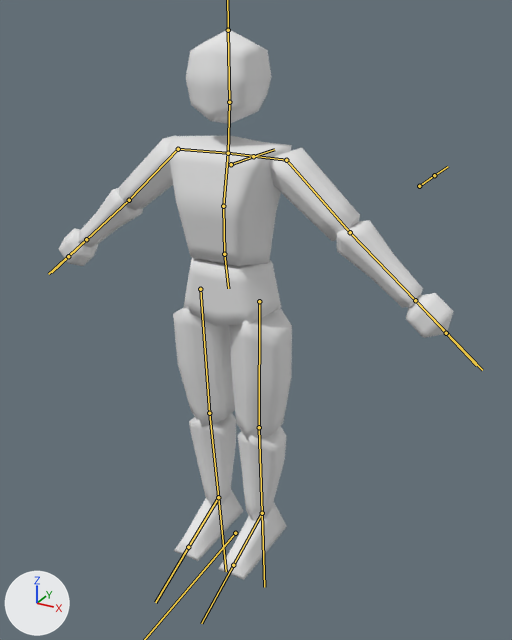
The FBX model Development/Applications/TienTest/data/TienTest/models/dude/testgastje.fbx as it was, and as the next commit left it.
The view is the same before and after, from a 50 mm camera at (4.52, -7.56, 7.48) aimed at (0.43, -0.13, 3.76). Arrows for +X, +Y and +Z are at lower left; the lights stay in place. The bones that bend it are drawn over the model as lines.
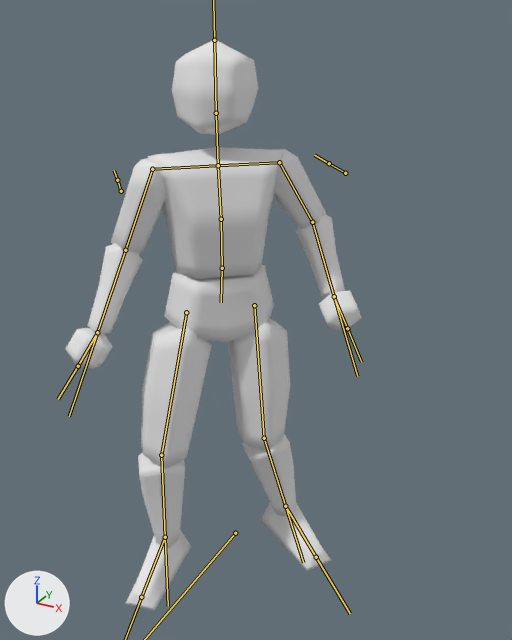
The newer file adds an action. The first version stands in its rest pose; the second is drawn at frame 12 of the action 'Armature|idle'.

What differs and where, as boxes (x1, y1, x2, y2) in the pictures (512 x 640 px):
'Cube', posed (25% narrower): before (59, 29, 454, 580); after (65, 39, 362, 611)
bone 'hipbone', root to tip: before (224, 254) to (228, 288); after (222, 268) to (221, 302)
bone 'upperarm_L', root to tip: before (286, 160) to (350, 232); after (279, 162) to (312, 222)
bone 'lowerarm_L', root to tip: before (350, 232) to (415, 300); after (312, 222) to (334, 296)
bone 'upperarm_R', root to tip: before (178, 149) to (129, 200); after (152, 169) to (125, 250)
bone 'lowerarm_R', root to tip: before (129, 200) to (86, 239); after (125, 250) to (97, 332)
bone 'head', root to tip: before (229, 102) to (228, 30); after (216, 113) to (214, 40)
bone 'upperleg_L', root to tip: before (259, 301) to (259, 427); after (254, 305) to (264, 438)
bone 'lowerleg_L', root to tip: before (259, 427) to (262, 513); after (264, 438) to (285, 506)
bone 'upperleg_R', root to tip: before (200, 289) to (209, 413); after (186, 312) to (161, 455)
bone 'lowerleg_R', root to tip: before (209, 413) to (218, 497); after (161, 455) to (165, 537)
bone 'leg_IK_L', root to tip: before (262, 513) to (262, 512); after (285, 506) to (285, 505)
bone 'leg_IK_R', root to tip: before (218, 497) to (218, 497); after (165, 537) to (165, 536)
bone 'arm_IK_L', root to tip: before (415, 300) to (416, 300); after (334, 296) to (334, 297)
bone 'arm_IK_R', root to tip: before (86, 239) to (86, 239); after (97, 332) to (97, 332)

Edits to the bpy script that builds the scene:
```text
Change bone_hipbone:
    where bone_hipbone = bpy.data.objects['Armature'].pose.bones['hipbone']  # child of 'Base'
    bone_hipbone.location: (0.0, 0.0, 0.0) -> (-0.1, 0.06, 0.25)
    bone_hipbone.rotation_quaternion: (1.0, 0.0, 0.0, 0.0) -> (0.929, 0.0, -0.364, -0.062)  # degrees (0, 0, 0) -> degrees (4, -43, -9)
Change bone_upperarm_l:
    where bone_upperarm_l = bpy.data.objects['Armature'].pose.bones['upperarm_L']  # child of 'shoulder_L'
    bone_upperarm_l.rotation_quaternion: (1.0, 0.0, 0.0, 0.0) -> (0.974, -0.214, -0.054, 0.058)  # degrees (0, 0, 0) -> degrees (-25, -5, 8)
Change bone_lowerarm_l:
    where bone_lowerarm_l = bpy.data.objects['Armature'].pose.bones['lowerarm_L']  # child of 'upperarm_L'
    bone_lowerarm_l.rotation_quaternion: (1.0, 0.0, 0.0, 0.0) -> (0.819, -0.54, -0.004, -0.195)  # degrees (0, 0, 0) -> degrees (-65, -13, -19)
Change bone_upperarm_r:
    where bone_upperarm_r = bpy.data.objects['Armature'].pose.bones['upperarm_R']  # child of 'shoulder_R'
    bone_upperarm_r.rotation_quaternion: (1.0, 0.0, 0.0, 0.0) -> (0.955, -0.264, 0.13, 0.046)  # degrees (0, 0, 0) -> degrees (-31, 16, 1)
Change bone_lowerarm_r:
    where bone_lowerarm_r = bpy.data.objects['Armature'].pose.bones['lowerarm_R']  # child of 'upperarm_R'
    bone_lowerarm_r.rotation_quaternion: (1.0, 0.0, 0.0, 0.0) -> (0.956, -0.232, -0.003, 0.181)  # degrees (0, 0, 0) -> degrees (-26, 4, 20)
Change bone_head:
    where bone_head = bpy.data.objects['Armature'].pose.bones['head']  # child of 'neck'
    bone_head.rotation_quaternion: (1.0, 0.0, 0.0, 0.0) -> (0.947, 0.0, -0.32, 0.0)  # degrees (0, 0, 0) -> degrees (0, -37, 0)
Change bone_upperleg_l:
    where bone_upperleg_l = bpy.data.objects['Armature'].pose.bones['upperleg_L']  # child of 'hipbone'
    bone_upperleg_l.rotation_quaternion: (1.0, 0.0, 0.0, 0.0) -> (0.997, 0.06, -0.032, 0.031)  # degrees (0, 0, 0) -> degrees (7, -4, 3)
Change bone_lowerleg_l:
    where bone_lowerleg_l = bpy.data.objects['Armature'].pose.bones['lowerleg_L']  # child of 'upperleg_L'
    bone_lowerleg_l.rotation_quaternion: (1.0, 0.0, 0.0, 0.0) -> (0.986, -0.111, 0.004, 0.121)  # degrees (0, 0, 0) -> degrees (-13, 2, 14)
Change bone_upperleg_r:
    where bone_upperleg_r = bpy.data.objects['Armature'].pose.bones['upperleg_R']  # child of 'hipbone'
    bone_upperleg_r.rotation_quaternion: (1.0, 0.0, 0.0, 0.0) -> (0.986, 0.104, 0.021, -0.127)  # degrees (0, 0, 0) -> degrees (12, 4, -14)
Change bone_lowerleg_r:
    where bone_lowerleg_r = bpy.data.objects['Armature'].pose.bones['lowerleg_R']  # child of 'upperleg_R'
    bone_lowerleg_r.rotation_quaternion: (1.0, 0.0, 0.0, 0.0) -> (0.983, -0.144, 0.002, 0.115)  # degrees (0, 0, 0) -> degrees (-16, 2, 13)
Change bone_leg_ik_l:
    where bone_leg_ik_l = bpy.data.objects['Armature'].pose.bones['leg_IK_L']  # child of 'Base'
    bone_leg_ik_l.location: (0.0, 0.0, 0.0) -> (0.24, 0.32, 0.0)
    bone_leg_ik_l.rotation_quaternion: (1.0, 0.0, 0.0, 0.0) -> (0.873, 0.0, 0.0, 0.487)  # degrees (0, 0, 0) -> degrees (0, 0, 58)
Change bone_leg_ik_r:
    where bone_leg_ik_r = bpy.data.objects['Armature'].pose.bones['leg_IK_R']  # child of 'Base'
    bone_leg_ik_r.location: (0.0, 0.0, 0.0) -> (-0.2, -1.15, 0.0)
    bone_leg_ik_r.rotation_quaternion: (1.0, 0.0, 0.0, 0.0) -> (0.994, 0.0, 0.0, 0.11)  # degrees (0, 0, 0) -> degrees (0, 0, 13)
Change bone_arm_ik_l:
    where bone_arm_ik_l = bpy.data.objects['Armature'].pose.bones['arm_IK_L']
    bone_arm_ik_l.location: (0.0, 0.0, 0.0) -> (-1.18, 0.42, -0.32)
    bone_arm_ik_l.rotation_quaternion: (1.0, 0.0, 0.0, 0.0) -> (0.799, -0.557, 0.169, 0.149)  # degrees (0, 0, 0) -> degrees (-69, 26, 3)
Change bone_arm_ik_r:
    where bone_arm_ik_r = bpy.data.objects['Armature'].pose.bones['arm_IK_R']
    bone_arm_ik_r.location: (0.0, 0.0, 0.0) -> (1.38, -1.45, -0.61)
    bone_arm_ik_r.rotation_quaternion: (1.0, 0.0, 0.0, 0.0) -> (0.913, 0.024, -0.138, 0.383)  # degrees (0, 0, 0) -> degrees (-4, -16, 46)
```
